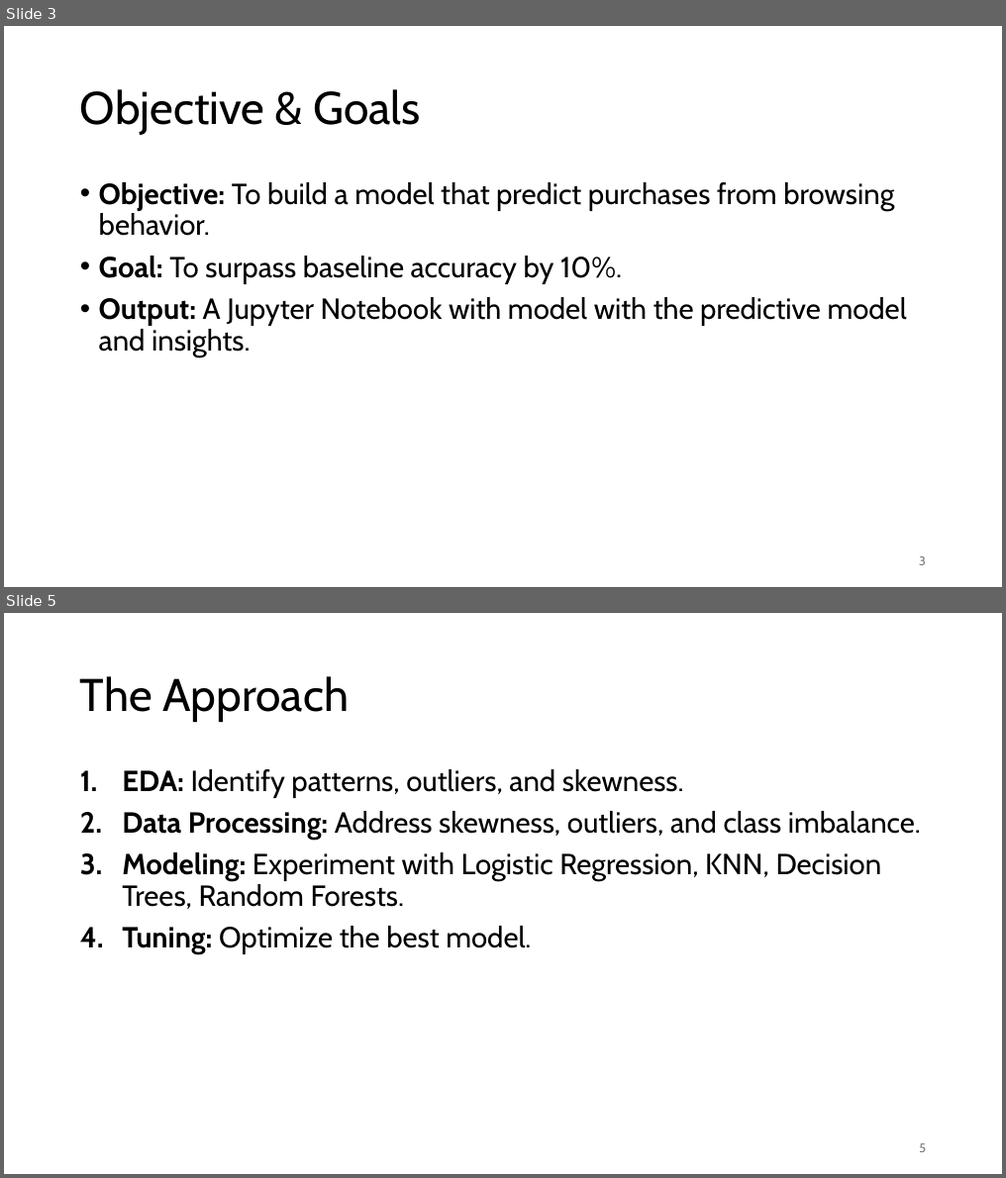
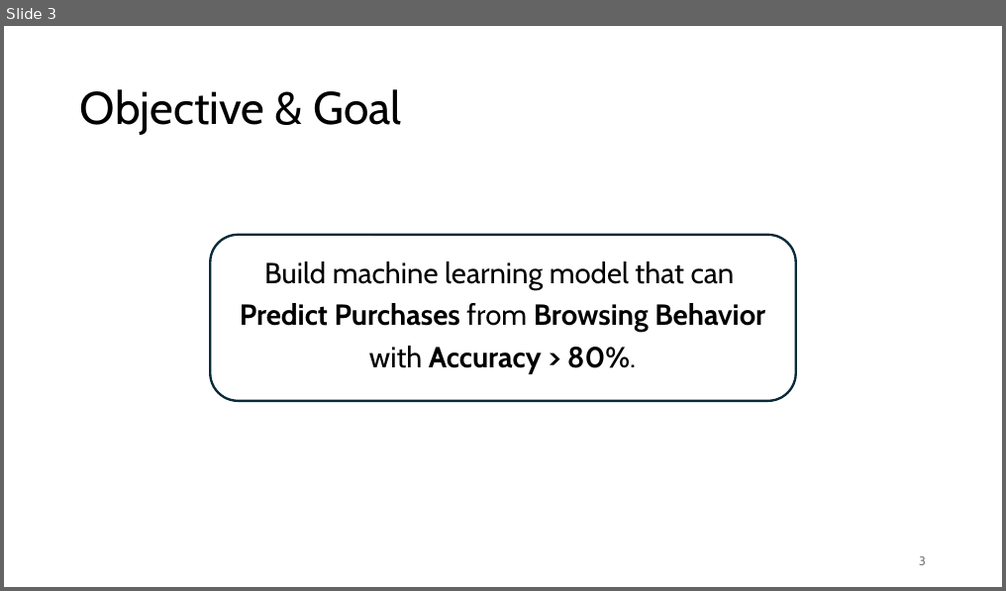
Before and after one commit to mzfauzi89/Capstone-Project, a slide deck: CP_Online Shopper Purchase Prediction.pptx. Shown one above the other, each under a label of ours: slides 3 and 5 before the commit, slide 3 after it; the slides between them are not shown. The pictures are 1006x1178 and 1006x591 pixels, drawn with LibreOffice and Linux fonts; fonts in the diff are those of the drawing; background and template pictures are left out. Boxes give left, top, right and bottom in pixels: in the first picture for what was removed or moved away, otherwise in the second. Text is boxed around its words. In the diff, an @@ line names an element or a change of style, - is before the commit and + after.

Commit message:
Update CP_Online Shopper Purchase Prediction

```diff
--- a/CP_Online Shopper Purchase Prediction.pptx
+++ b/CP_Online Shopper Purchase Prediction.pptx
@@ slide 5 removed at [4,613,1002,1174], background #FFFFFF @@
@@ title removed at [80,676,349,722] @@
-The Approach
@@ text removed at [122,769,921,955] @@
-1. EDA: Identify patterns, outliers, and skewness.
-2. Data Processing: Address skewness, outliers, and class imbalance.
-3. Modeling: Experiment with Logistic Regression, KNN, Decision Trees, Random Forests.
-4. Tuning: Optimize the best model.
@@ page number removed at [919,1144,926,1153] @@
-5
@@ slide 3 changed as well @@
@@ title at [80,89,401,135]: text changed @@
-Objective & Goals
+Objective & Goal
@@ rounded rectangle added at [210,235,795,401], fill #FFFFFF, outline #092A39 2.25 pt @@
@@ text at [240,262,765,374]: text changed; bold on @@
-• Objective: To build a model that predict purchases from browsing behavior.
-• Goal: To surpass baseline accuracy by 10%.
-• Output: A Jupyter Notebook with model with the predictive model and insights.
+Build machine learning model that can
+Predict Purchases from Browsing Behavior
+with Accuracy > 80%.
```
Also in this commit, not shown: 9 other slides changed, 5 slides added, 4 other slides removed.
